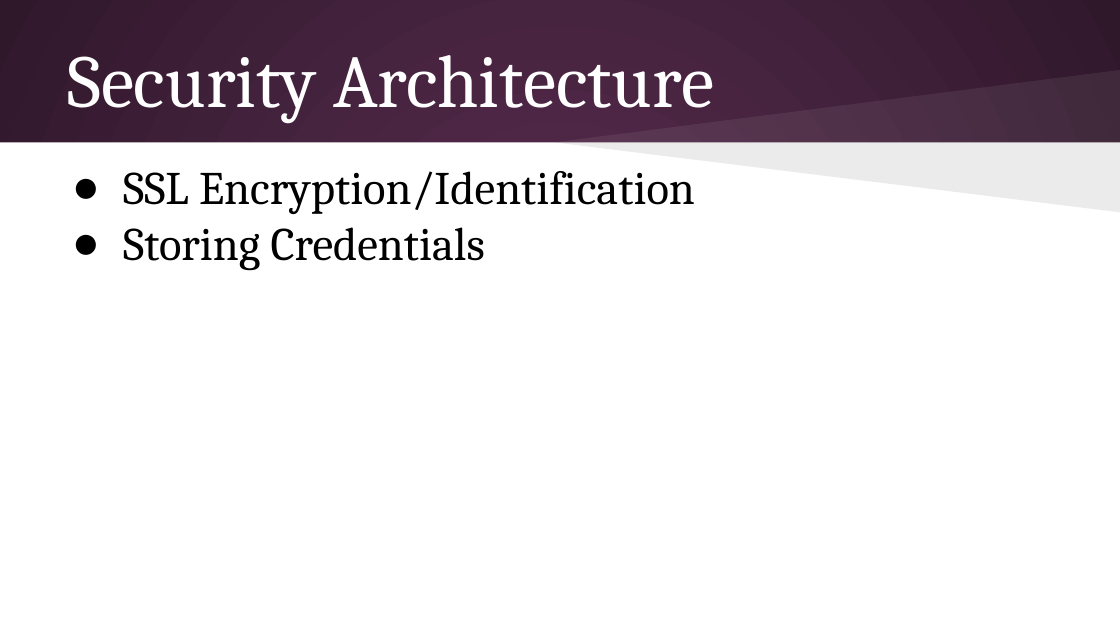
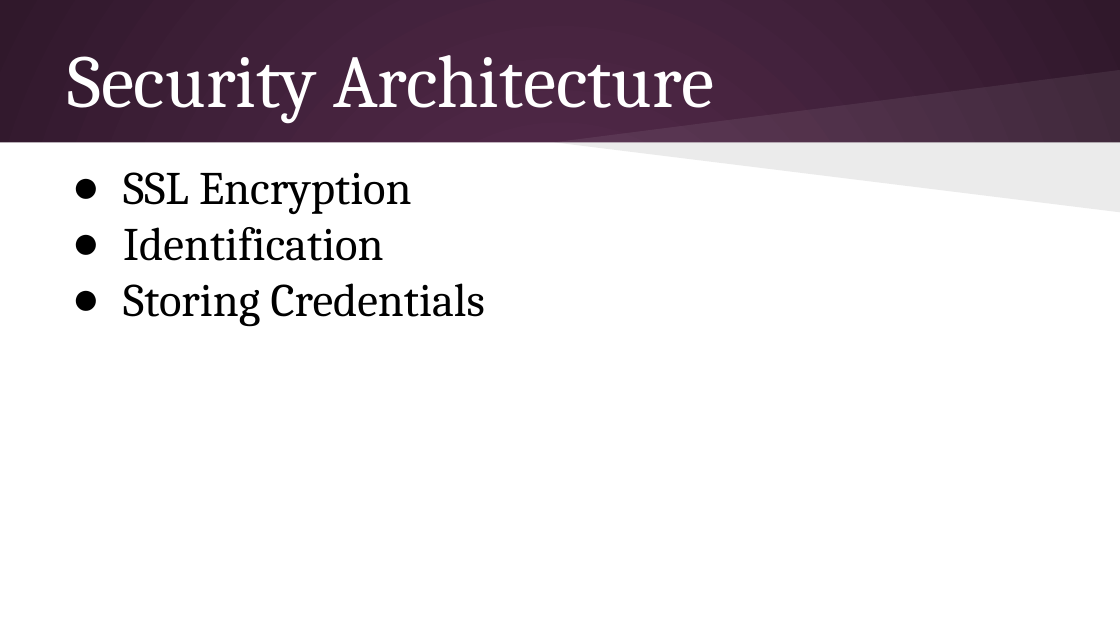
Before and after one commit to SArseneault/Math-App, a slide deck: slide 10 of Documentation/Design Specification/Design Specification Powerpoint.pptx (slide 9 before the commit). Drawn at 1120x630 pixels with LibreOffice and Linux fonts; fonts in the diff are those of the drawing. Boxes give left, top, right and bottom in pixels: in the first picture for what was removed or moved away, otherwise in the second. Text is boxed around its words. In the diff, an @@ line names an element or a change of style, - is before the commit and + after.

```diff
--- a/Documentation/Design Specification/Design Specification Powerpoint.pptx
+++ b/Documentation/Design Specification/Design Specification Powerpoint.pptx
@@ text at <box>123,172,412,261</box>: text changed @@
-● SSL Encryption/Identification
+● SSL Encryption
+● Identification
```
Also in this commit, not shown: 3 other slides changed, 1 slide added, 6 other files.
